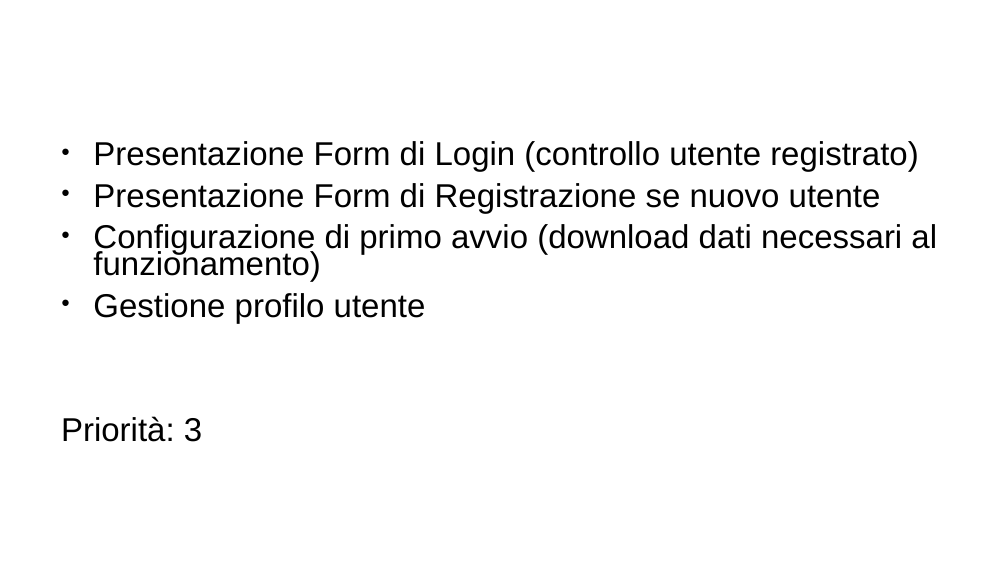
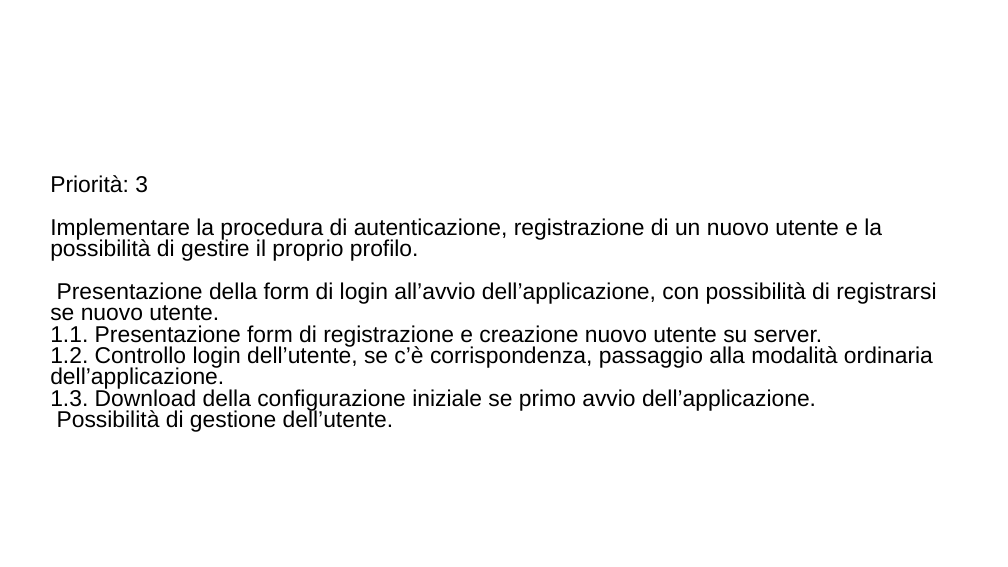
Before and after one commit to ecorradini/ProgettoIDS, a slide deck: slide 1 of AnalisiRequisiti/UserStories.ppt. Drawn at 1008x567 pixels with LibreOffice and Linux fonts; fonts in the diff are those of the drawing; background and template pictures are left out. Boxes give left, top, right and bottom in pixels: in the first picture for what was removed or moved away, otherwise in the second. Text is boxed around its words. In the diff, an @@ line names an element or a change of style, - is before the commit and + after.

Commit message:
task gestione utente e commenti gestione ordinaria

```diff
--- a/AnalisiRequisiti/UserStories.ppt
+++ b/AnalisiRequisiti/UserStories.ppt
@@ subtitle "Priorità: 3" at <box>50,175,936,432</box>: vertical alignment top to middle @@
@@ subtitle at <box>93,141,937,323</box>: paragraphs removed @@
-● Presentazione Form di Login (controllo utente registrato)
-● Presentazione Form di Registrazione se nuovo utente
-● Configurazione di primo avvio (download dati necessari al funzionamento)
-● Gestione profilo utente
@@ subtitle at <box>50,175,148,193</box>: size 26 to 18 pt in "Priorità: 3"; indent changed; line spacing 0.68 to 0.78; less space between paragraphs @@
@@ subtitle at <box>50,218,936,432</box>: paragraphs added @@
+Implementare la procedura di autenticazione, registrazione di un nuovo utente e la possibilità di gestire il proprio profilo.
+Presentazione della form di login all’avvio dell’applicazione, con possibilità di registrarsi se nuovo utente.
+1.1. Presentazione form di registrazione e creazione nuovo utente su server.
+1.2. Controllo login dell’utente, se c’è corrispondenza, passaggio alla modalità ordinaria dell’applicazione.
+1.3. Download della configurazione iniziale se primo avvio dell’applicazione.
+Possibilità di gestione dell’utente.
```
Also in this commit, not shown: 3 other slides changed, 1 slide added, 6 other files.
